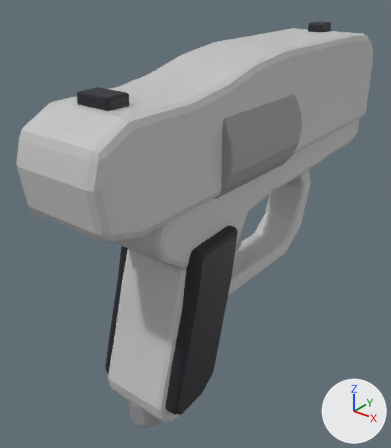
Renders of the glTF model assets/guns/arc-pistol-twin.glb from each side of a commit.
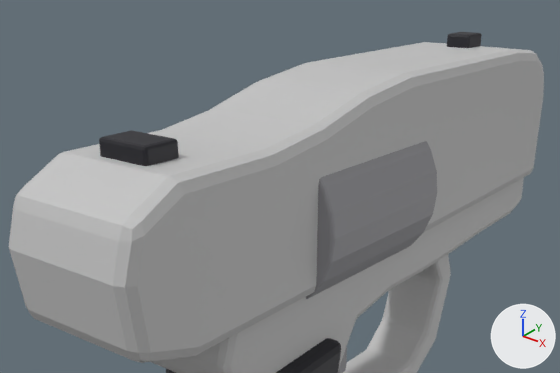
Each version appears first whole from a camera (50 mm lens) standing at (0.161, -0.179, 0.125) and looking at (-0.015, 0.041, -0.012), and next in a close-up on the part from 3% to 98% of the width and 0% to 56% of the height. Lighting does not change. The marker at lower right points along +X, +Y and +Z. The last two pictures show the newer version. Objects named as collision shapes, trigger or cutter boxes, shadow casters or lower levels of detail are left out. Where no turn or scale is listed for an object, it has been applied to the vertices. Vertices at exactly the same position are counted once.

The first close-up shows 'barrel_shell_lod0', 'fixed_cylinder_lod0', 'frame_lod0', 'front_sight_geometry_lod0', 'hand_grip_lod0', 'rear_sight_geometry_lod0', 'trigger_guard_lod0' and 1 more.
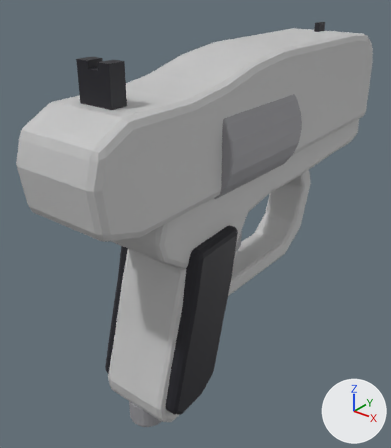
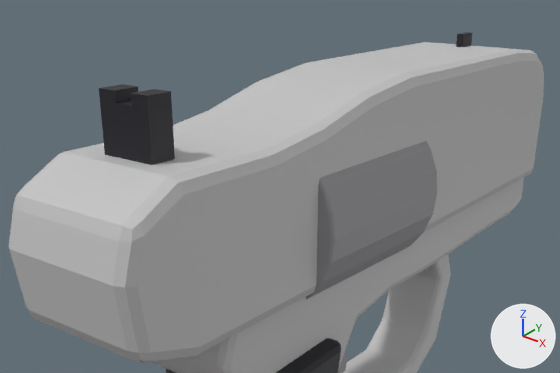
Diff of the bpy script that builds the scene:
```diff
--- a/assets/guns/arc-pistol-twin.glb.py
+++ b/assets/guns/arc-pistol-twin.glb.py
@@ me_front_sight_geometry_lod0 @@
 # used by ob_front_sight_geometry_lod0; location = (0.0, 0.144, 0.088)
-me_front_sight_geometry_lod0.from_pydata(...)  # 56 vertices, 108 faces; spans x -0.005..0.005, y -0.006..0.006, z -0.003..0.003
+me_front_sight_geometry_lod0.from_pydata(...)  # 56 vertices, 108 faces; spans x -0.0015..0.0015, y -0.004..0.004, z -0.003..0.003
+# me_front_sight_geometry_lod0 part 1: 56 of 56 vertices moved; they spanned x -0.005..0.005, y -0.006..0.006, z -0.003..0.003 and now span x -0.0015..0.0015, y -0.004..0.004, z -0.003..0.003; mean shift (0.0, 0.0, 0.0)
 me_front_sight_geometry_lod0.materials.append(mat_dark)
@@ me_rear_sight_geometry_lod0 @@
 # used by ob_rear_sight_geometry_lod0; location = (0.0, -0.036, 0.076)
-me_rear_sight_geometry_lod0.from_pydata(...)  # 56 vertices, 108 faces; spans x -0.009..0.009, y -0.006..0.006, z -0.003..0.003
+me_rear_sight_geometry_lod0.from_pydata(...)  # 16 vertices, 28 faces; spans x -0.009..0.009, y -0.004..0.004, z -0.009..0.009
+# me_rear_sight_geometry_lod0 part 2: the whole mesh is rebuilt
 me_rear_sight_geometry_lod0.materials.append(mat_dark)
@@ ob_rear_sight_geometry_lod0 @@
 ob_rear_sight_geometry_lod0 = bpy.data.objects.new('rear_sight_geometry_lod0', me_rear_sight_geometry_lod0)
-ob_rear_sight_geometry_lod0.location = (0.0, -0.036, 0.076)
+ob_rear_sight_geometry_lod0.location = (0.0, -0.036, 0.082)
```

Boxes [x1, y1, x2, y2] around the edits, measured in the close-ups (560 x 373 px):
'rear_sight_geometry_lod0', reshaped, moved (122% taller)
    before: [99, 130, 179, 166]
    after: [99, 84, 175, 165]
'front_sight_geometry_lod0', reshaped (53% narrower)
    before: [447, 32, 482, 48]
    after: [456, 32, 472, 47]
